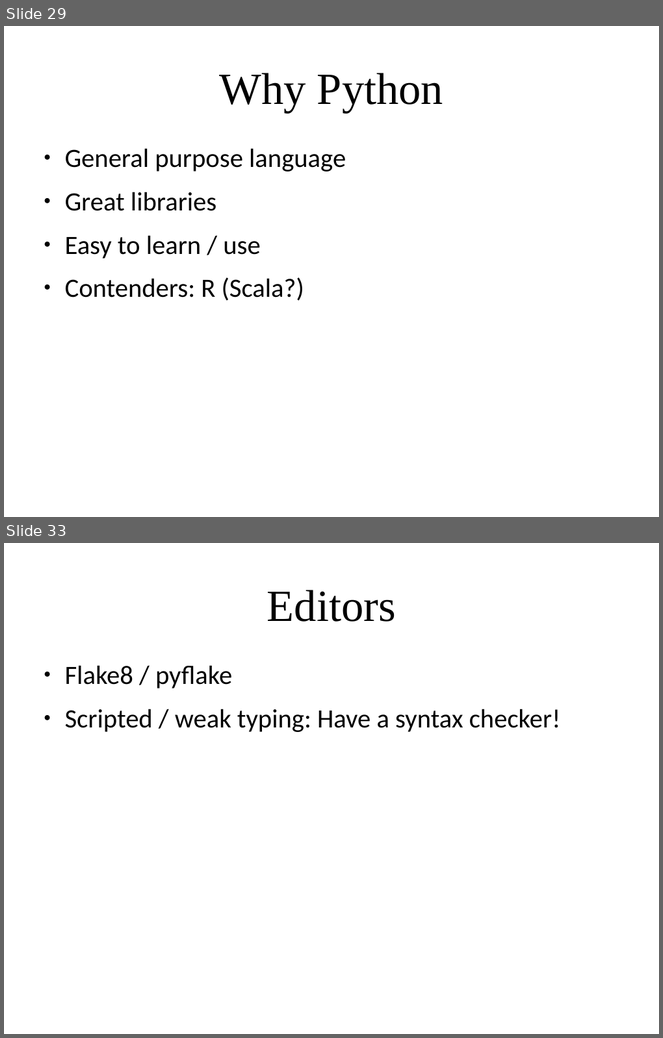
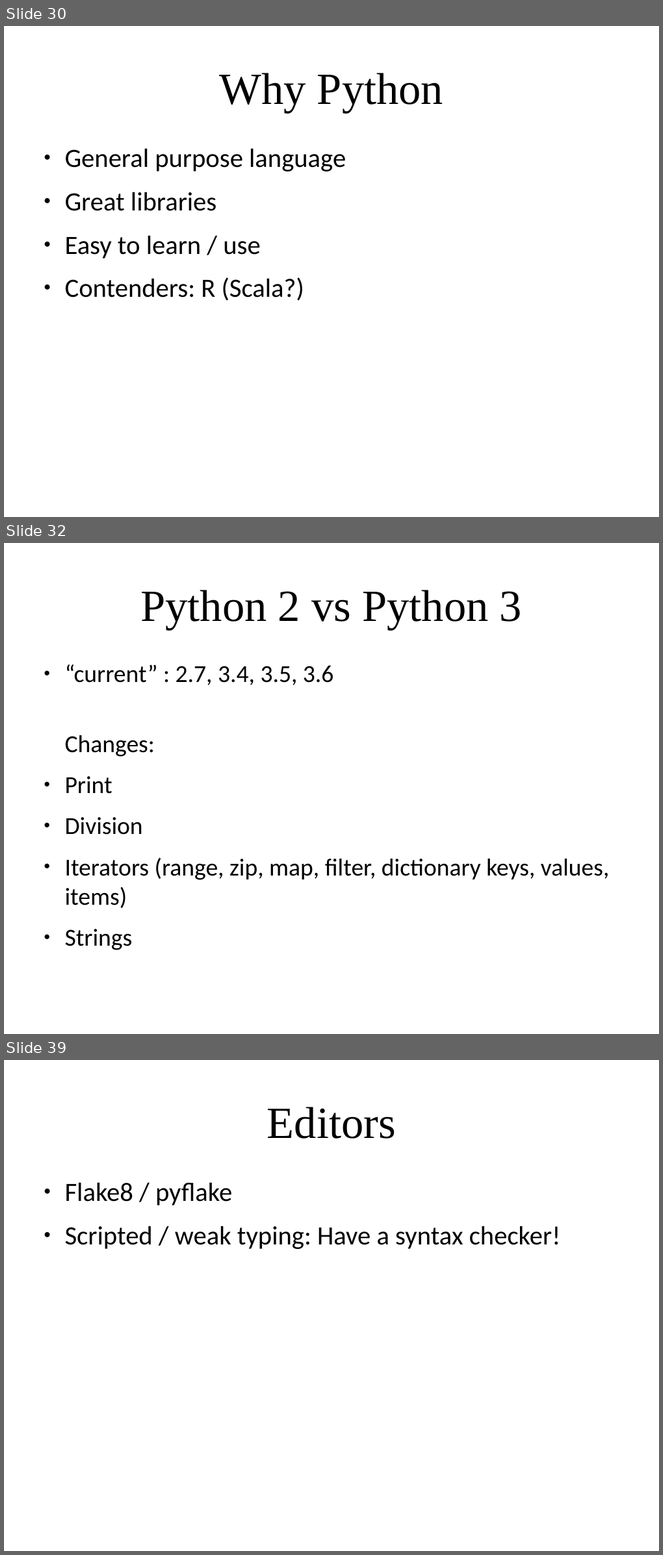
Before and after one commit to amueller/applied_ml_spring_2017, a slide deck: slides/aml-02-012317.odp. Shown one above the other, each under a label of ours: slides 29 and 33 before the commit, slides 30, 32 and 39 after it; the slides between them are not shown. The pictures are 663x1038 and 663x1555 pixels, drawn with LibreOffice and Linux fonts; fonts in the diff are those of the drawing. Boxes give left, top, right and bottom in pixels: in the first picture for what was removed or moved away, otherwise in the second. Text is boxed around its words. In the diff, an @@ line names an element or a change of style, - is before the commit and + after.

```diff
--- a/slides/aml-02-012317.odp
+++ b/slides/aml-02-012317.odp
@@ slide 32 added at <box>4,543,659,1034</box>, background #FFFFFF @@
@@ title added at <box>141,590,522,630</box>, 54 pt, text #000000 @@
+Python 2 vs Python 3
@@ text added at <box>65,665,610,951</box>, 29.6 pt, text #000000 @@
+● “current” : 2.7, 3.4, 3.5, 3.6
+Changes:
+● Print
+● Division
+● Iterators (range, zip, map, filter, dictionary keys, values, items)
+● Strings
@@ what was slide 29 is now slide 30 @@
@@ what was slide 33 is now slide 39 @@
```
Also in this commit, not shown: 4 slides changed, 5 other slides added, 1 slide removed.
